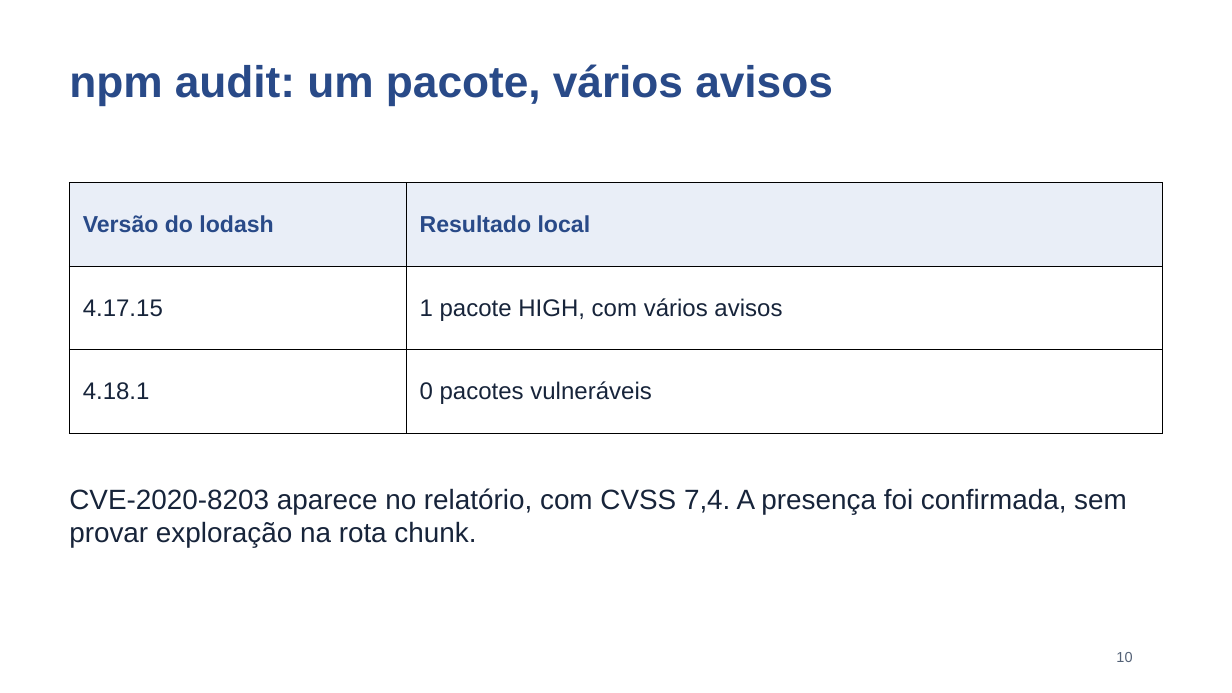
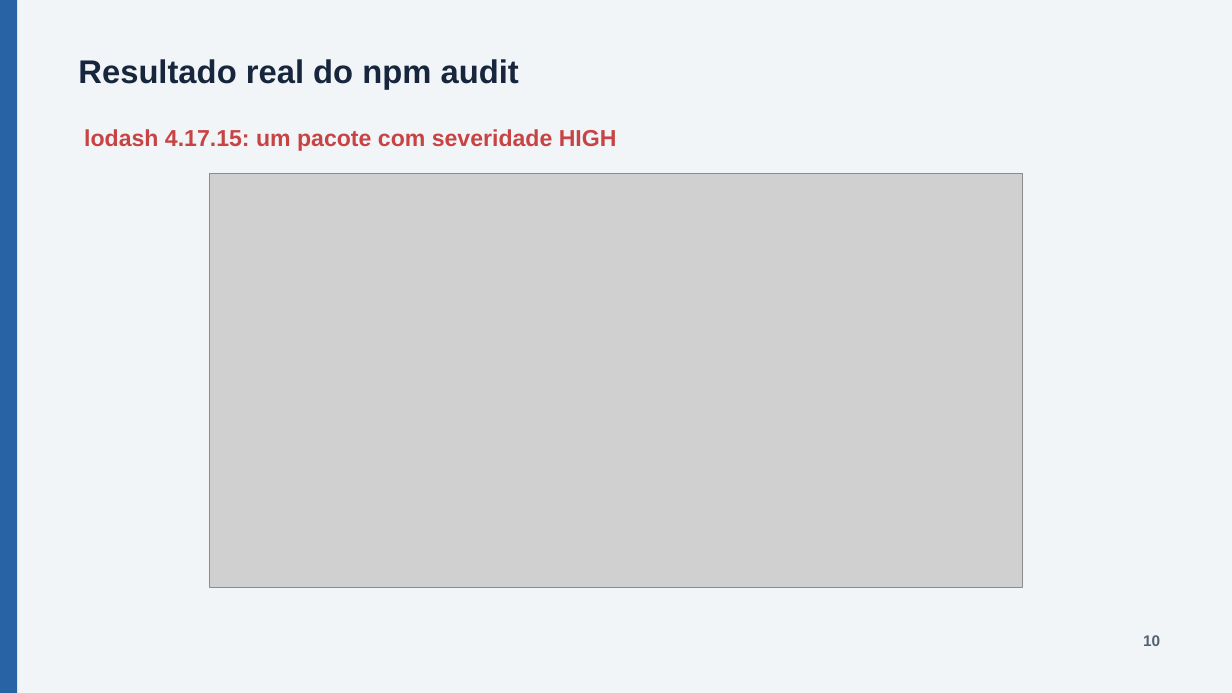
Before and after one commit to garrotii/cp01-cloud-security-grupo-3, a slide deck: slide 10 of docs/APRESENTACAO-GRUPO-3.pptx. Drawn at 1232x693 pixels with LibreOffice and Linux fonts; fonts in the diff are those of the drawing; grey boxes stand for pictures. Boxes give left, top, right and bottom in pixels: in the first picture for what was removed or moved away, otherwise in the second. Text is boxed around its words. In the diff, an @@ line names an element or a change of style, - is before the commit and + after.

```diff
--- a/docs/APRESENTACAO-GRUPO-3.pptx
+++ b/docs/APRESENTACAO-GRUPO-3.pptx
@@ background #FFFFFF to #F2F5F8 @@
@@ rectangle added at bbox=[0, 0, 18, 693], fill #2864A5 @@
@@ text "Resultado real do npm audit" at bbox=[78, 59, 519, 90]: vertical alignment top to middle @@
@@ text at bbox=[78, 59, 519, 90]: text changed; size 34.5 to 25.5 pt; text colour #294A88 to #17253D @@
-npm audit: um pacote, vários avisos
+Resultado real do npm audit
@@ text added at bbox=[84, 129, 617, 151], 18 pt, text #C84444, bold @@
+lodash 4.17.15: um pacote com severidade HIGH
@@ picture added at bbox=[209, 174, 1023, 588] @@
@@ table removed at bbox=[69, 183, 1164, 433], 3 rows, 2 columns @@
-Versão do lodash | Resultado local
-4.17.15 | 1 pacote HIGH, com vários avisos
-4.18.1 | 0 pacotes vulneráveis
@@ text removed at bbox=[69, 488, 1127, 547] @@
-CVE-2020-8203 aparece no relatório, com CVSS 7,4. A presença foi confirmada, sem provar exploração na rota chunk.
@@ text "10": place and size @@
-text "10" at bbox=[1116, 652, 1132, 662]
+text "10" at bbox=[1143, 635, 1160, 646]
@@ text "10" at bbox=[1143, 635, 1160, 646]: size 11.2 to 12 pt, text colour #536176 to #536171, bold on; alignment left to right; vertical alignment top to middle @@
```
Also in this commit, not shown: 23 slides added, 23 slides removed, 5 other files.
